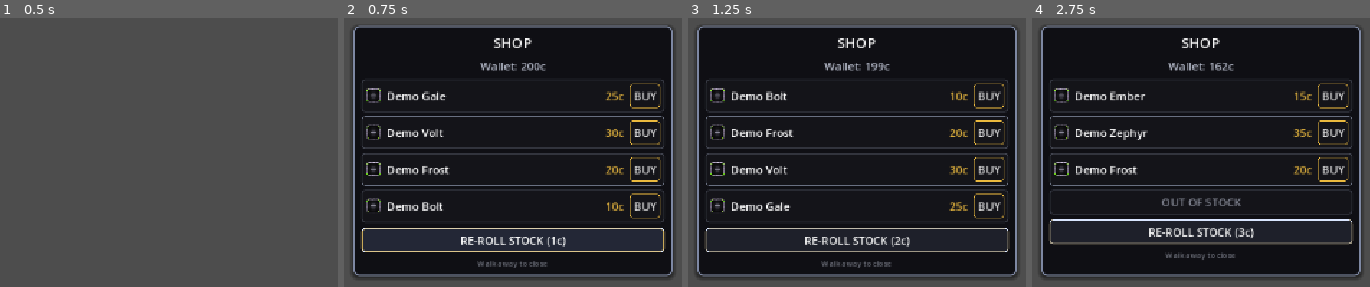
Above: before the commit, frames 1-4 (left to right).
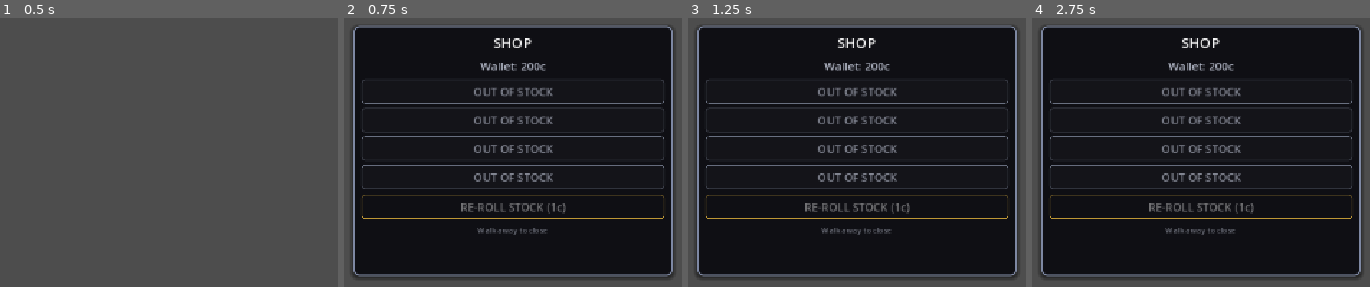
Above: after the commit, the same moments.

Repository: BestestGameStudio/gangU
Game: Godot game, scene res://scenes/test132_shop_demo.tscn
The game is run twice, just before and just after one commit, with the same random seed, the same clock (stepped at 60 frames per second) and the same inputs. This scene is started directly instead of the project's main scene.
Inputs (mouse positions are in pixels of both pictures, inside the frame that each line leads up to):
- Up to frame 1 (0.5 s): no input
- Up to frame 2 (0.75 s): tap Enter at 0.5 s; move the mouse to (472, 241) at 0.52 s; hold W (move_up) from 0.53 s (still down); hold Space (cast) from 0.53 s (still down); click (472, 241) at 0.67 s
- Up to frame 3 (1.25 s): keep holding W (move_up); keep holding Space (cast)
- Up to frame 4 (2.75 s): release W (move_up) at 1.25 s; release Space (cast) at 1.25 s; click (1332, 96) at 1.25 s, where only the run before the commit has a clickable "BUY"; click (1201, 233) at 2 s, where only the run before the commit has a clickable "RE-ROLL STOCK (2c)"

Frame 1 is identical in both runs. In frame 2, 20% of the frame differs, in the area x 4-96%, y 24-93%; in frame 3, 14%; in frame 4, 14%.
Error after the commit: Invalid call. Nonexistent function 'has_logical_spell' in base 'Node2D (SpellCaster)'. (res://scripts/shop.gd:168)

Commit message:
fix(#383): refuse a second copy of a held logical spell across all acquisition sources

Diff:
--- a/scripts/shop.gd
+++ b/scripts/shop.gd
@@ -165,7 +165,7 @@
 
 func can_grant(good: Resource) -> bool:
 	if good is Spell:
-		return _caster != null and not _caster.get_unlocked().has(good)
+		return _caster != null and not _caster.has_logical_spell(good)
 	if good is Consumable:
 		# #156: consumables are count-based and RE-PURCHASABLE; Daniel's
 		# never-sell-owned rule names spells, so no ownership exclusion here.
